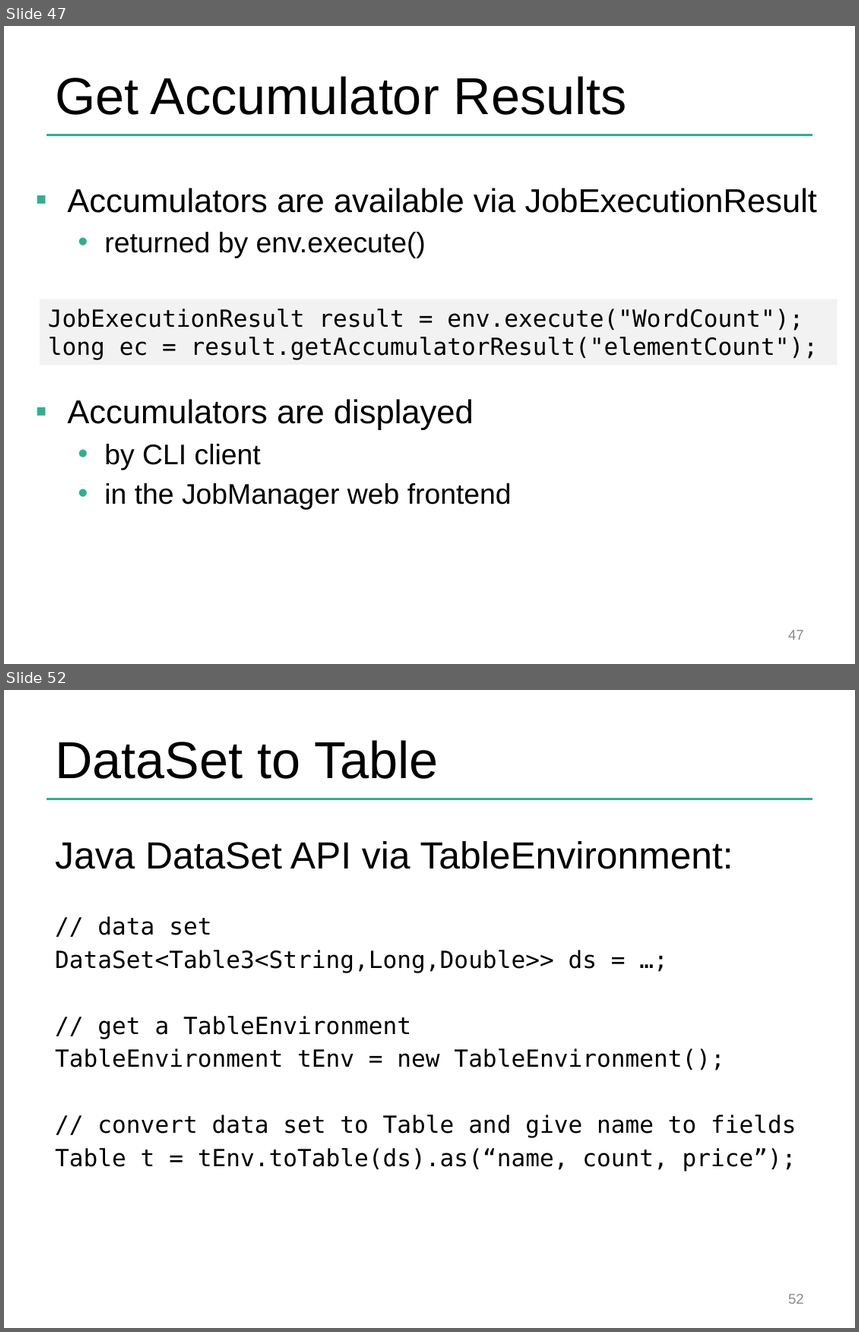
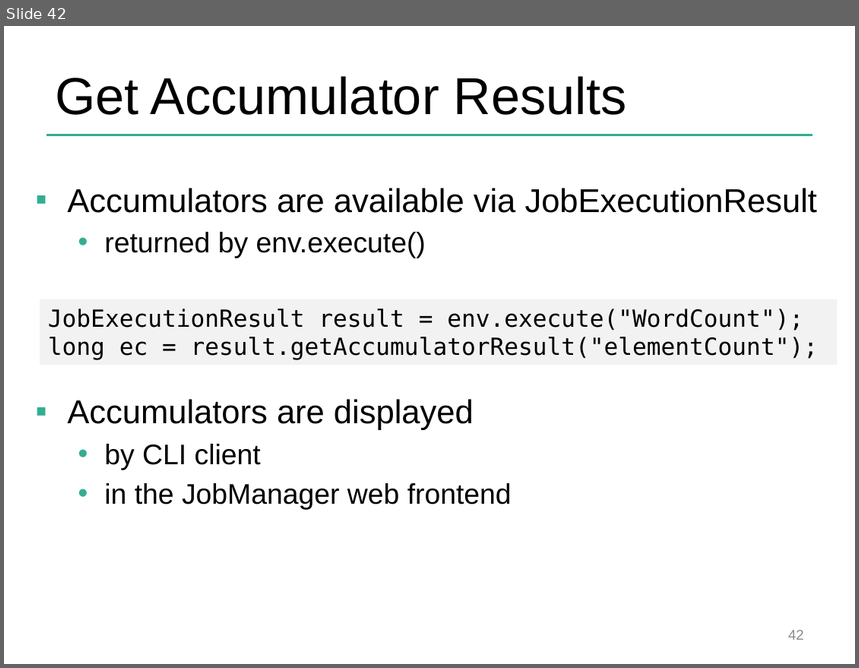
Before and after one commit to dataArtisans/flink-training-web, a slide deck: slides/flink_batch_advanced.pptx. Shown one above the other, each under a label of ours: slides 47 and 52 before the commit, slide 42 after it; the slides between them are not shown. The pictures are 859x1332 and 859x668 pixels, drawn with LibreOffice and Linux fonts; fonts in the diff are those of the drawing; background and template pictures are left out. Boxes give left, top, right and bottom in pixels: in the first picture for what was removed or moved away, otherwise in the second. Text is boxed around its words. In the diff, an @@ line names an element or a change of style, - is before the commit and + after.

Commit message:
Separated DataSet Advanced and Table API slides. Reworked data types and key section in DataSet Advanced

```diff
--- a/slides/flink_batch_advanced.pptx
+++ b/slides/flink_batch_advanced.pptx
@@ slide 52 removed at (x1=4, y1=690, x2=855, y2=1328), background #FFFFFF; not listed: 1 template element that a slide beside it also shows @@
@@ title removed at (x1=55, y1=740, x2=439, y2=779) @@
-DataSet to Table
@@ text removed at (x1=55, y1=841, x2=797, y2=1172) @@
-Java DataSet API via TableEnvironment:
-// data set
-DataSet<Table3<String,Long,Double>> ds = …;
-// get a TableEnvironment
-TableEnvironment tEnv = new TableEnvironment();
-// convert data set to Table and give name to fields
-Table t = tEnv.toTable(ds).as(“name, count, price”);
@@ page number removed at (x1=788, y1=1294, x2=804, y2=1304) @@
-52
@@ what was slide 47 is now slide 42 @@
@@ page number at (x1=788, y1=630, x2=804, y2=640): text changed @@
-47
+42
```
Also in this commit, not shown: 3 slides changed, 11 slides added, 22 other slides removed, 1 other file.
